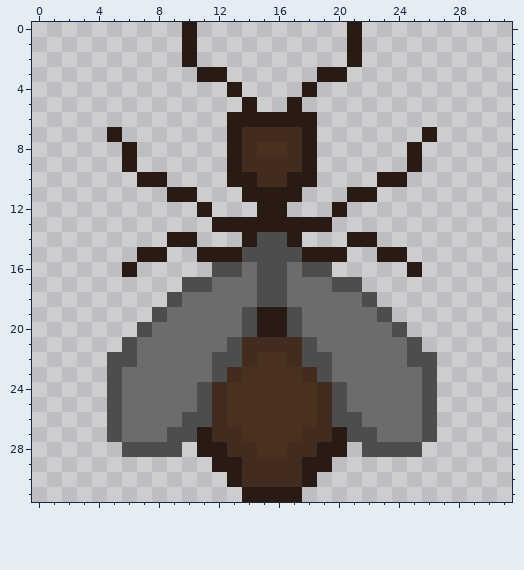
One commit to this pixel-art sprite: bugs/client/gameApp/src/view/textures/images/ant_queen_1.png. The picture above was drawn from the file before the commit.
The file is 32x32 pixels.
After the commit:
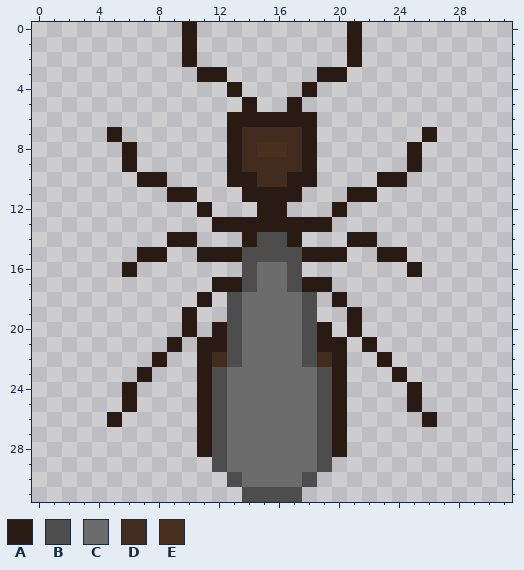
Palette (. is transparent): A #291b13  B #4d4d4d  C #6c6c6c  D #422b1f  E #4a301e
Message: fixe ants closed wings
The exact change:
Changed rows in their new state; - is an unchanged pixel.
first column x 5:
16 -------..BCCB..-------
17 -----..AABCCBAA..-----
18 ----..A.B-CC-B.A..----
19 ---..A..BCCCCB..A..---
20 --...A.ABCCCCBA.A...--
21 -...A.AA-CCCC-AA.A...-
22 ...A..AD-CCCC-DA..A...
23 ..A...A-CCCCCC-A...A..
24 .A....ABCCCCCCBA....A.
25 .A....ABCCCCCCBA....A.
26 A.....ABCCCCCCBA.....A
27 ......-BCCCCCCB-......
28 -....--BCCCCCCB--....-
29 -------BCCCCCCB-------
30 --------BCCCCB--------
31 ---------BBBB---------
Where, in picture pixels (left, top, right, bottom), the same in both pictures:
changed: (107, 262, 437, 502)
